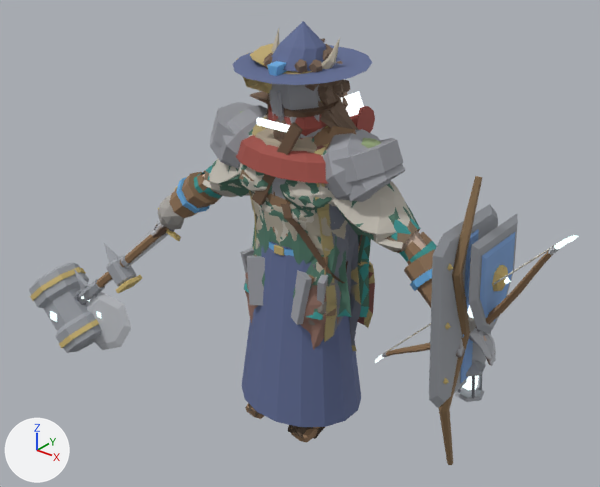
One commit to the glTF model art/creator/humanoid_heavy/export/humanoid_heavy_masculine.glb: the scene before it, then after it.
Both versions are drawn from a camera (50 mm lens) standing at (2.41, -3.02, 2.91) and looking at (-0.16, 0.19, 0.93). The axes (+X, +Y, +Z) are drawn at lower left. The lights are the same throughout. The older version comes first. Vertices at exactly the same position are counted once.

The older version as bpy lines, for what is in view:
```python
me_part_offhand_lantern = bpy.data.meshes.new('part.offhand.lantern')
me_part_offhand_lantern.from_pydata(...)  # 128 vertices, 236 faces; spans x 0.926..1.079, y -0.053..0.092, z 0.531..0.959
# faces by material slot: [20, 180, 36]
me_part_offhand_lantern.materials.append(mat_cloth)
me_part_offhand_lantern.materials.append(mat_metal)
me_part_offhand_lantern.materials.append(mat_emissive)
me_part_offhand_shield = bpy.data.meshes.new('part.offhand.shield')
me_part_offhand_shield.from_pydata(...)  # 93 vertices, 158 faces; spans x 0.954..1.137, y -0.175..0.246, z 0.873..1.417
# faces by material slot: [112, 8, 38]
me_part_offhand_shield.materials.append(mat_metal)
me_part_offhand_shield.materials.append(mat_emissive)
me_part_offhand_shield.materials.append(mat_accent)
me_part_offhand_tower_shield = bpy.data.meshes.new('part.offhand.tower_shield')
me_part_offhand_tower_shield.from_pydata(...)  # 106 vertices, 164 faces; spans x 0.913..1.048, y -0.314..0.249, z 0.599..1.459
# faces by material slot: [136, 8, 20]
me_part_offhand_tower_shield.materials.append(mat_metal)
me_part_offhand_tower_shield.materials.append(mat_emissive)
me_part_offhand_tower_shield.materials.append(mat_accent)
ob_part_offhand_lantern = bpy.data.objects.new('part.offhand.lantern', me_part_offhand_lantern)
ob_part_offhand_lantern.location = (0.0, 0.0, 0.0)
ob_part_offhand_shield = bpy.data.objects.new('part.offhand.shield', me_part_offhand_shield)
ob_part_offhand_shield.location = (0.0, 0.0, 0.0)
ob_part_offhand_tower_shield = bpy.data.objects.new('part.offhand.tower_shield', me_part_offhand_tower_shield)
ob_part_offhand_tower_shield.location = (0.0, 0.0, 0.0)
# also in view: 'part.waist.wrap_skirt' at (0.0, -0.01, 0.77); 'part.waist.tassets' at (0.0, -0.03, 0.9); 'part.torso.robe' at (0.0, 0.0, 0.87); 'part.weapon.maul' at (-1.49, -0.11, 0.4); 'part.torso.jerkin' at (0.0, -0.01, 1.43)
```
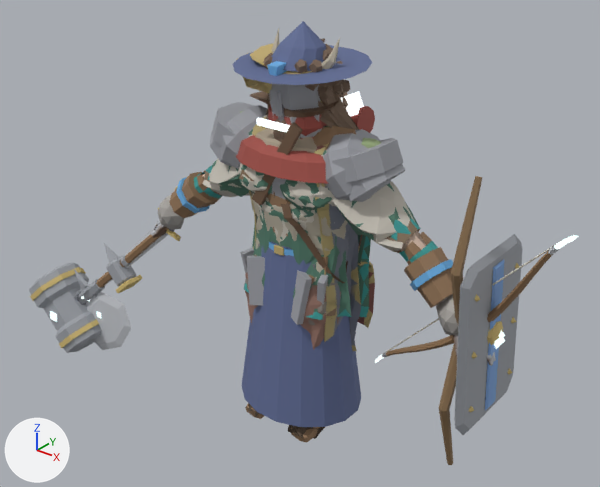
Boxes (x1, y1, x2, y2) around the edits, measured in the pictures (600 x 487 px; the box of a moved part takes in the faces that stretch with it):
'part.offhand.tower_shield', reshaped
    before: (429, 204, 498, 408)
    after: (454, 234, 523, 435)
'part.offhand.shield', reshaped
    before: (469, 214, 518, 334)
    after: (487, 321, 505, 345)
part 1 of me_part_offhand_shield, moved or reshaped (not visible afterwards)
    before: (469, 214, 518, 334)
part 2 of me_part_offhand_shield, moved or reshaped
    before: (492, 265, 508, 291)
    after: (487, 321, 503, 345)
part 3 of me_part_offhand_shield, moved or reshaped
    before: (504, 277, 511, 284)
    after: (499, 330, 505, 337)
part 4 of me_part_offhand_shield, moved or reshaped (not visible afterwards)
    before: (480, 232, 515, 322)
part 5 of me_part_offhand_tower_shield, moved or reshaped
    before: (429, 204, 498, 408)
    after: (454, 234, 523, 435)
part 6 of me_part_offhand_tower_shield, moved or reshaped
    before: (443, 378, 449, 384)
    after: (469, 406, 474, 412)
part 7 of me_part_offhand_tower_shield, moved or reshaped
    before: (445, 322, 451, 329)
    after: (471, 352, 477, 359)
part 8 of me_part_offhand_tower_shield, moved or reshaped
    before: (447, 263, 453, 271)
    after: (474, 294, 480, 302)
part 9 of me_part_offhand_tower_shield, moved or reshaped
    before: (467, 305, 474, 319)
    after: (494, 337, 505, 349)
part 10 of me_part_offhand_tower_shield, moved or reshaped
    before: (460, 229, 479, 384)
    after: (485, 260, 504, 410)

Edits to the bpy script that builds the scene:
```text
Change me_part_offhand_shield:
    used by ob_part_offhand_shield; location = (0.0, 0.0, 0.0)
    remove me_part_offhand_shield.from_pydata(...)  # 93 vertices, 158 faces; spans x 0.954..1.137, y -0.175..0.246, z 0.873..1.417
    add me_part_offhand_shield.from_pydata(...)  # 93 vertices, 158 faces; spans x 0.954..1.148, y -0.186..0.236, z 0.63..1.15
    me_part_offhand_shield part 1: the loose piece of 21 vertices spanning x 1.021..1.082, y -0.175..0.246, z 0.897..1.417 is moved by (0.011, -0.011, -0.267)
    me_part_offhand_shield part 2: the loose piece of 17 vertices spanning x 1.075..1.123, y -0.03..0.1, z 1.123..1.253 is moved by (0.011, -0.011, -0.267)
    me_part_offhand_shield part 3: the loose piece of 6 vertices spanning x 1.093..1.137, y 0.013..0.057, z 1.168..1.212 is moved by (0.011, -0.011, -0.267)
    me_part_offhand_shield part 4: the loose piece of 21 vertices spanning x 1.056..1.091, y -0.121..0.191, z 0.968..1.353 is moved by (0.011, -0.011, -0.267)
    other edits to the shape of me_part_offhand_shield do not show in these pictures
Change me_part_offhand_tower_shield:
    used by ob_part_offhand_tower_shield; location = (0.0, 0.0, 0.0)
    remove me_part_offhand_tower_shield.from_pydata(...)  # 106 vertices, 164 faces; spans x 0.913..1.048, y -0.314..0.249, z 0.599..1.459
    add me_part_offhand_tower_shield.from_pydata(...)  # 106 vertices, 164 faces; spans x 0.954..1.15, y -0.257..0.306, z 0.464..1.324
    me_part_offhand_tower_shield part 5: the loose piece of 24 vertices spanning x 0.913..1.005, y -0.314..0.249, z 0.599..1.459 is moved by (0.109, 0.057, -0.135)
    me_part_offhand_tower_shield part 6: the loose piece of 6 vertices spanning x 0.981..1.017, y -0.242..-0.206, z 0.734..0.77 is moved by (0.109, 0.057, -0.135)
    me_part_offhand_tower_shield part 7: the loose piece of 6 vertices spanning x 0.966..1.002, y -0.241..-0.205, z 1.013..1.049 is moved by (0.109, 0.057, -0.135)
    me_part_offhand_tower_shield part 8: the loose piece of 6 vertices spanning x 0.951..0.987, y -0.24..-0.204, z 1.293..1.329 is moved by (0.109, 0.057, -0.135)
    me_part_offhand_tower_shield part 9: the loose piece of 6 vertices spanning x 0.961..1.041, y -0.073..0.007, z 0.975..1.087 is moved by (0.109, 0.057, -0.135)
    me_part_offhand_tower_shield part 10: the loose piece of 12 vertices spanning x 0.96..1.014, y -0.084..0.019, z 0.661..1.4 is moved by (0.109, 0.057, -0.135)
    other edits to the shape of me_part_offhand_tower_shield do not show in these pictures
```
